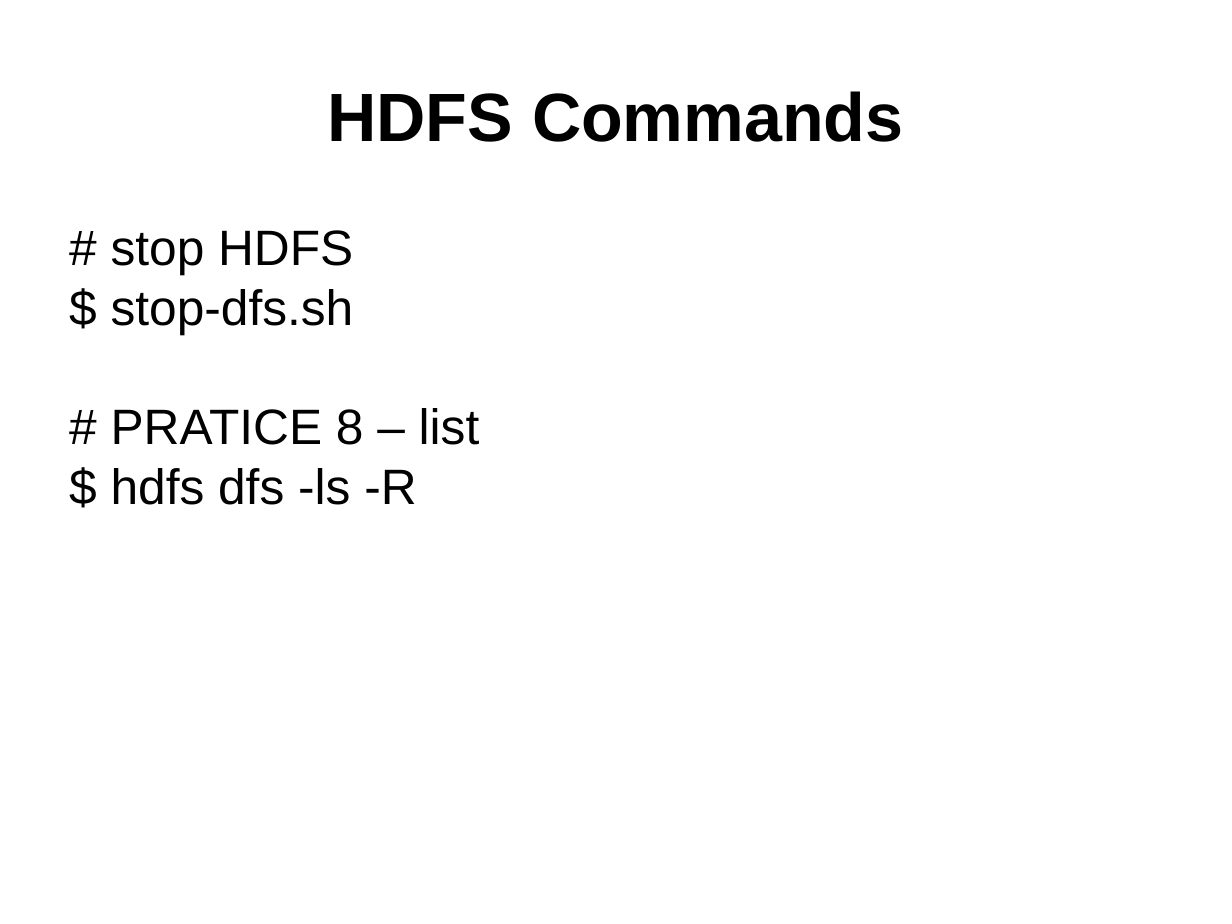
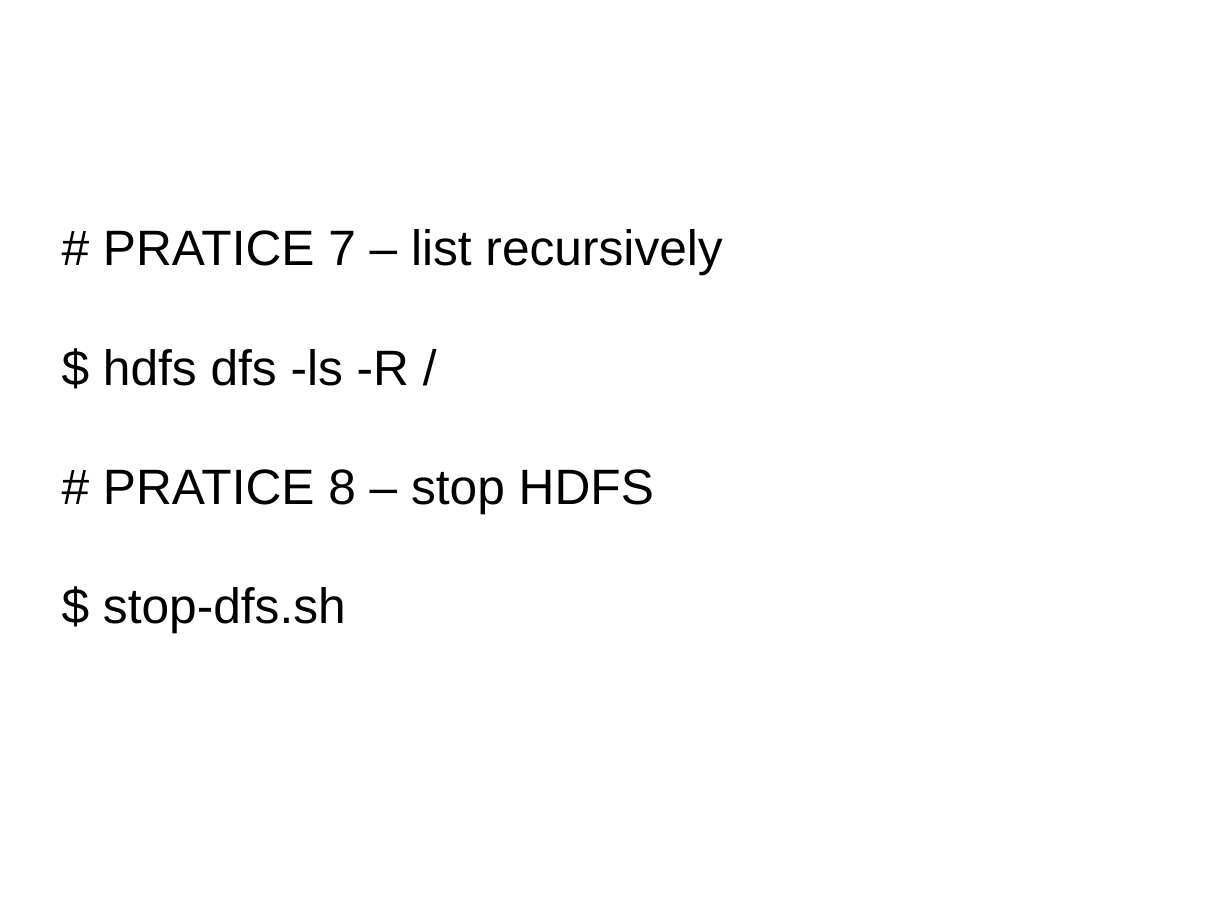
Before and after one commit to dsikar/GMSHadoopWorkshop, a slide deck: slide 10 of slides/02-HDFS.odp (slide 11 before the commit). Drawn at 1232x924 pixels with LibreOffice and Linux fonts; fonts in the diff are those of the drawing; background and template pictures are left out. Boxes give left, top, right and bottom in pixels: in the first picture for what was removed or moved away, otherwise in the second. Text is boxed around its words. In the diff, an @@ line names an element or a change of style, - is before the commit and + after.

```diff
--- a/slides/02-HDFS.odp
+++ b/slides/02-HDFS.odp
@@ title "HDFS Commands" at <box>61,35,1171,187</box>: size 44 to 47.6 pt, text colour #000000 to #FFFFFF, highlight #FFFFFF to none @@
@@ subtitle "# PRATICE 7 – list ...": place and size @@
-subtitle "# PRATICE 7 – list ..." at <box>111,230,480,505</box>
+subtitle "# PRATICE 7 – list ..." at <box>103,229,722,633</box>
@@ subtitle at <box>103,229,722,513</box>: text changed @@
-# stop HDFS
+# PRATICE 7 – list recursively
+$ hdfs dfs -ls -R /
+# PRATICE 8 – stop HDFS
@@ subtitle at <box>111,408,480,505</box>: paragraphs removed @@
-# PRATICE 8 – list
-$ hdfs dfs -ls -R
@@ subtitle at <box>103,587,346,633</box>: highlight #FFFFFF to none in "$ stop-dfs.sh" @@
```
Also in this commit, not shown: 9 other slides changed, 5 slides added, 3 slides removed, 6 other files.
